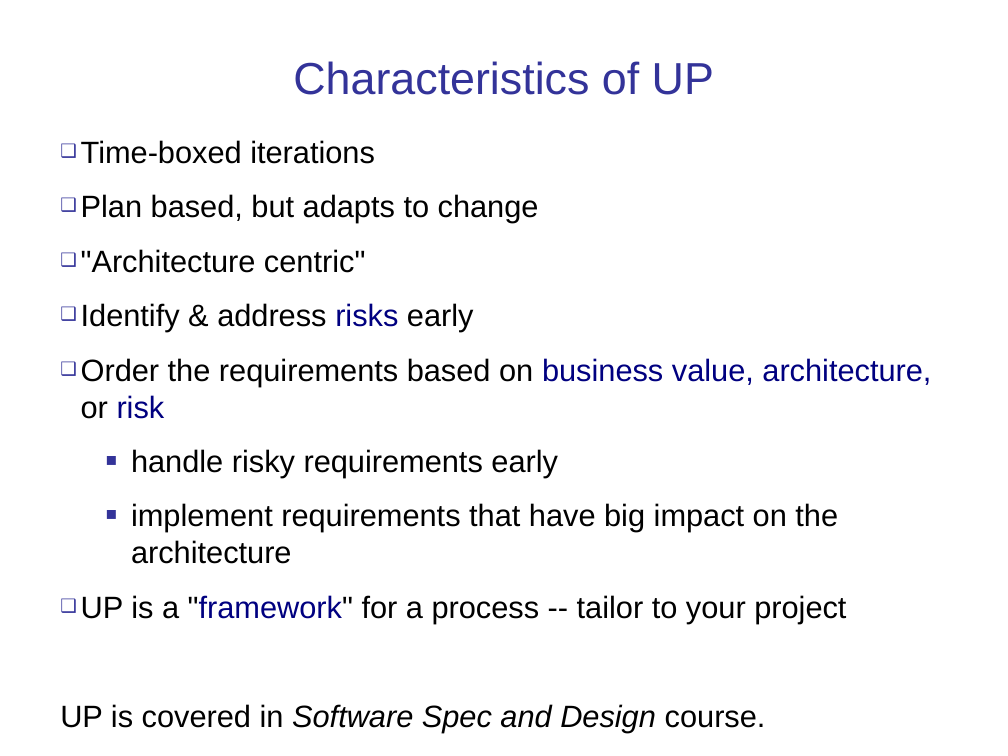
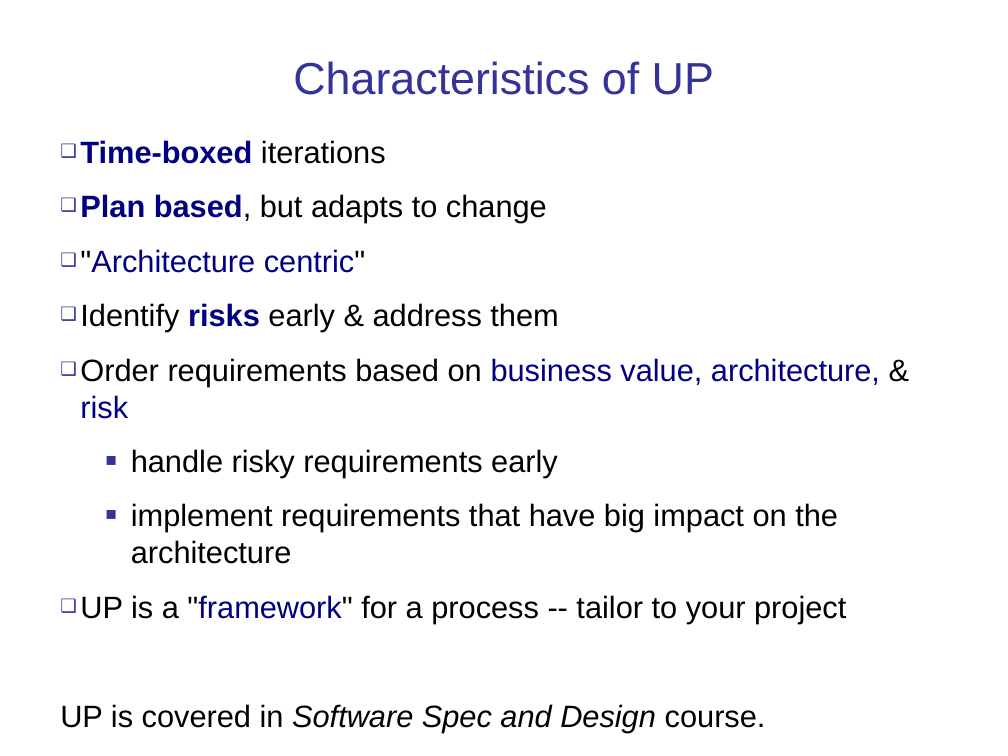
Before and after one commit to cpske/ISP, a slide deck: slide 40 of software-process/Introduction-software-process.ppt. Drawn at 1008x756 pixels with LibreOffice and Linux fonts; fonts in the diff are those of the drawing. Boxes give left, top, right and bottom in pixels: in the first picture for what was removed or moved away, otherwise in the second. Text is boxed around its words. In the diff, an @@ line names an element or a change of style, - is before the commit and + after.

Commit message:
update software process intro and readings

```diff
--- a/software-process/Introduction-software-process.ppt
+++ b/software-process/Introduction-software-process.ppt
@@ text at <box>60,140,846,732</box>: text colour #000000 to #000080 in "Time-boxed", "Plan based,", ""Architecture centric""; bold on in "Time-boxed", "Plan based," @@
@@ text at <box>80,303,880,419</box>: text changed @@
-❑ Identify & address risks early
-❑ Order the requirements based on business value, architecture, or risk
+❑ Identify risks early & address them
+❑ Order requirements based on business value, architecture, & risk
```
Also in this commit, not shown: 12 other slides changed, 3 slides added, 1 slide removed, 7 other files.
